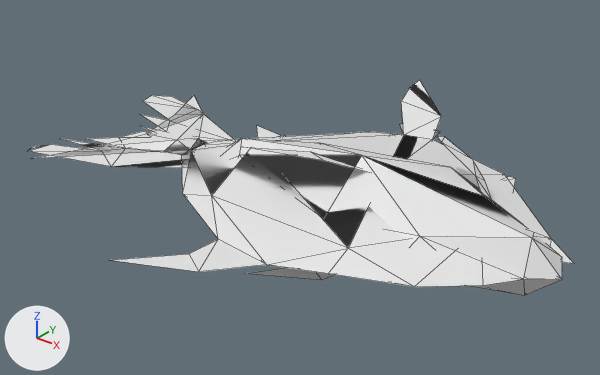
What one commit did to the OBJ model code/src/meshes/fish2.obj.
Rendered twice from a camera (50 mm lens) standing at (1.51, -4.53, 2.81) and looking at (-2.3, 0.23, -0.14). Arrows for +X, +Y and +Z are at lower left; the lights stay in place. Mesh edges are drawn as thin lines. Where no turn or scale is listed for an object, it has been applied to the vertices. Vertices at the same position are counted once.

The older version as bpy lines, for what is in view:
```python
me_plane = bpy.data.meshes.new('Plane')
me_plane.from_pydata(...)  # 60 vertices, 89 faces, 6 loose edges; spans x -4.28..0.0, y -1.63..2.24, z -0.52..0.52
me_plane_001 = bpy.data.meshes.new('Plane.001')
me_plane_001.from_pydata(...)  # 86 vertices, 120 faces, 2 loose edges; spans x -4.61..0.0, y -0.89..1.38, z -0.43..0.43
ob_plane = bpy.data.objects.new('Plane', me_plane)
ob_plane.location = (0.0, 0.0, 0.0)
ob_plane_001 = bpy.data.objects.new('Plane.001', me_plane_001)
ob_plane_001.location = (0.0, 0.0, 0.0)
```
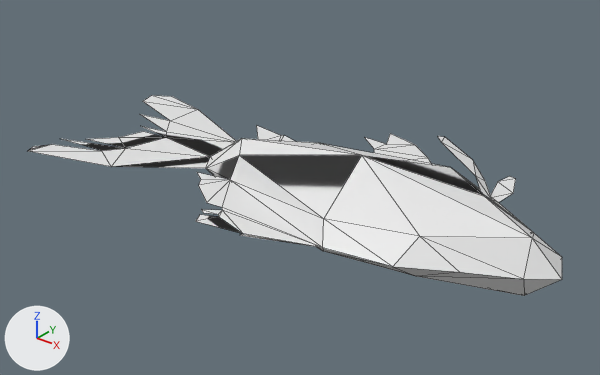
What differs and where, as boxes (x1, y1, x2, y2) in the pictures (600 x 375 px):
```json
{"object": "Plane", "change": "deleted", "before": [31, 80, 574, 287]}
{"part": 1, "of": "me_plane_001", "change": "built on", "before": [364, 156, 533, 238], "after": [196, 156, 534, 247]}
```

Edits to the scene script, one JSON object a line:
```json
{"block": "me_plane_001", "where": "# used by ob_plane_001; location = (0.0, 0.0, 0.0)"}
{"op": "remove", "block": "me_plane_001", "code": "me_plane_001.from_pydata(...)  # 86 vertices, 120 faces, 2 loose edges; spans x -4.61..0.0, y -0.89..1.38, z -0.43..0.43"}
{"op": "add", "block": "me_plane_001", "code": "me_plane_001.from_pydata(...)  # 100 vertices, 138 faces; spans x -4.61..0.0, y -0.89..1.38, z -0.43..0.43"}
{"block": "me_plane_001", "change": "me_plane_001 part 1"}
{"block": "me_plane_001", "change": "4 faces are deleted"}
{"block": "me_plane_001", "change": "2 loose edges are deleted"}
{"block": "me_plane_001", "change": "14 vertices are added at x -2.95..-1.97, y -0.89..-0.29, z 0.0"}
{"block": "me_plane_001", "change": "22 new faces join them"}
{"op": "remove", "block": "ob_plane", "code": ["ob_plane = bpy.data.objects.new('Plane', me_plane)", "ob_plane.location = (0.0, 0.0, 0.0)"]}
```
